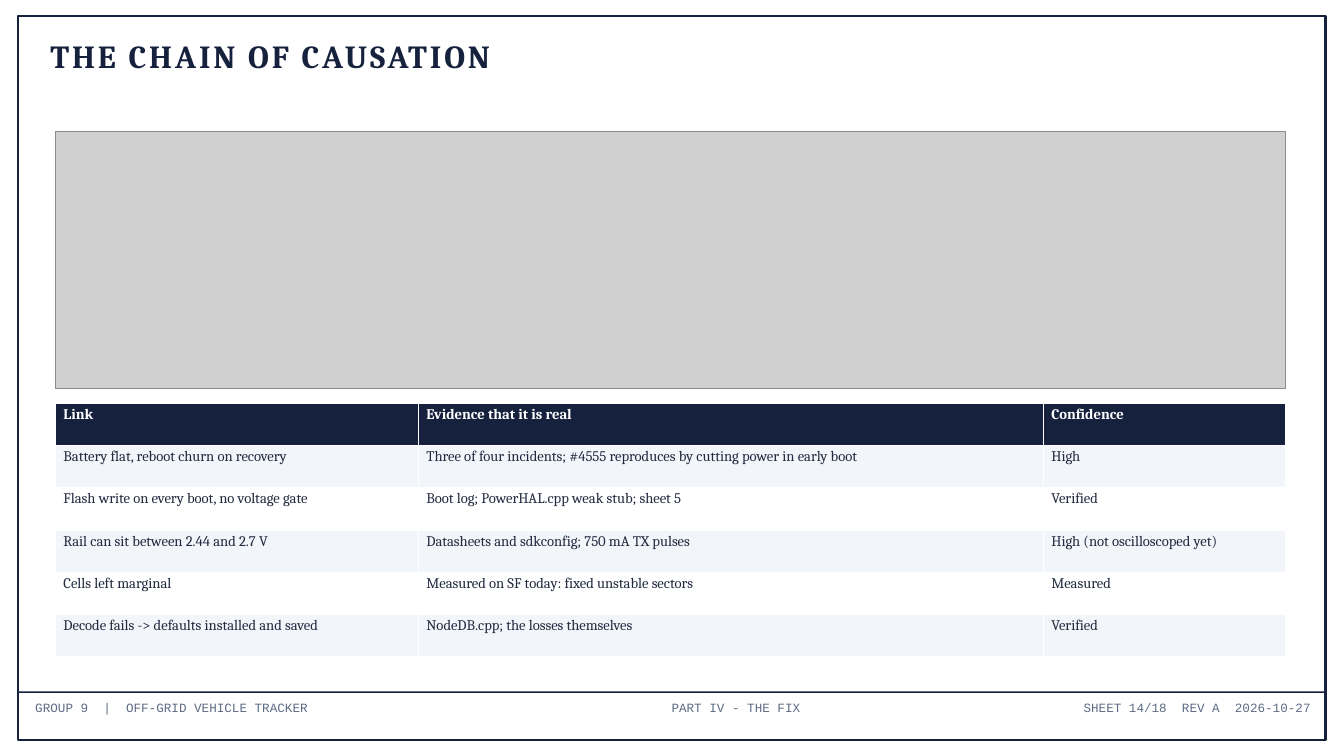
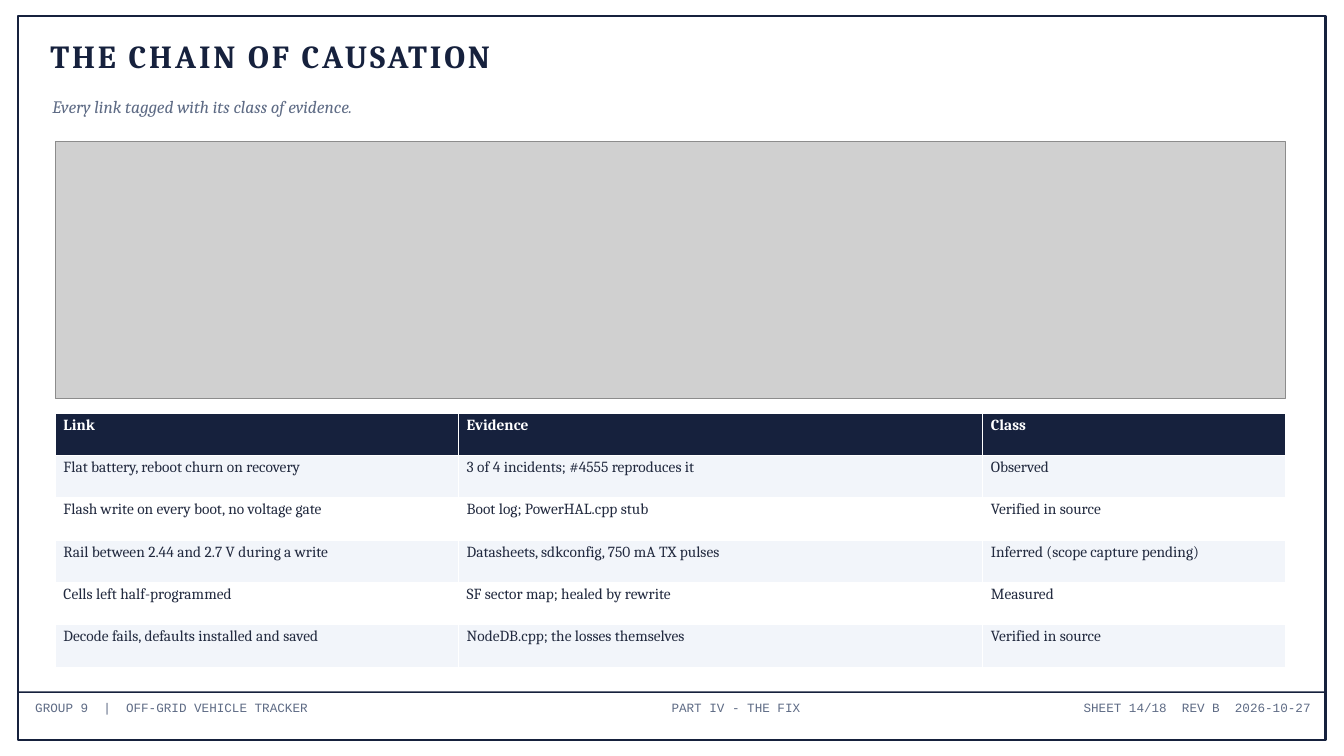
Before and after one commit to deosgracius/offgrid-vehicle-tracker, a slide deck: slide 14 of docs/presentations/Group9_ConfigLoss_RootCause.pptx. Drawn at 1344x756 pixels with LibreOffice and Linux fonts; fonts in the diff are those of the drawing; grey boxes stand for pictures. Boxes give left, top, right and bottom in pixels: in the first picture for what was removed or moved away, otherwise in the second. Text is boxed around its words. In the diff, an @@ line names an element or a change of style, - is before the commit and + after.

```diff
--- a/docs/presentations/Group9_ConfigLoss_RootCause.pptx
+++ b/docs/presentations/Group9_ConfigLoss_RootCause.pptx
@@ text added at (52, 101, 352, 117), 12.5 pt, text #5E6B85, italic @@
+Every link tagged with its class of evidence.
@@ picture: place and size @@
-picture at (55, 131, 1286, 389)
+picture at (55, 141, 1286, 399)
@@ table: place and size @@
-table at (55, 403, 1286, 657)
+table at (55, 413, 1286, 667)
@@ table at (55, 413, 1286, 667) @@
-row 1, column 2: Evidence that it is real
+row 1, column 2: Evidence
-row 1, column 3: Confidence
+row 1, column 3: Class
-row 2: Battery flat, reboot churn on recovery | Three of four incidents; #4555 reproduces by cutting power in early boot | High
+row 2: Flat battery, reboot churn on recovery | 3 of 4 incidents; #4555 reproduces it | Observed
-row 3, column 2: Boot log; PowerHAL.cpp weak stub; sheet 5
+row 3, column 2: Boot log; PowerHAL.cpp stub
-row 3, column 3: Verified
+row 3, column 3: Verified in source
-row 4: Rail can sit between 2.44 and 2.7 V | Datasheets and sdkconfig; 750 mA TX pulses | High (not oscilloscoped yet)
+row 4: Rail between 2.44 and 2.7 V during a write | Datasheets, sdkconfig, 750 mA TX pulses | Inferred (scope capture pending)
-row 5, column 1: Cells left marginal
+row 5, column 1: Cells left half-programmed
-row 5, column 2: Measured on SF today: fixed unstable sectors
+row 5, column 2: SF sector map; healed by rewrite
-row 6, column 1: Decode fails -> defaults installed and saved
+row 6, column 1: Decode fails, defaults installed and saved
-row 6, column 3: Verified
+row 6, column 3: Verified in source
@@ size 10.5 to 11 pt in "Link", "Flash write on every boot, no voltage ...", "Measured", "NodeDB.cpp; the losses themselves" @@
@@ text at (1084, 703, 1311, 712): text changed @@
-SHEET 14/18 REV A 2026-10-27
+SHEET 14/18 REV B 2026-10-27
```
Also in this commit, not shown: 16 other slides changed, 1 slide added, 1 slide removed, 4 other files.
